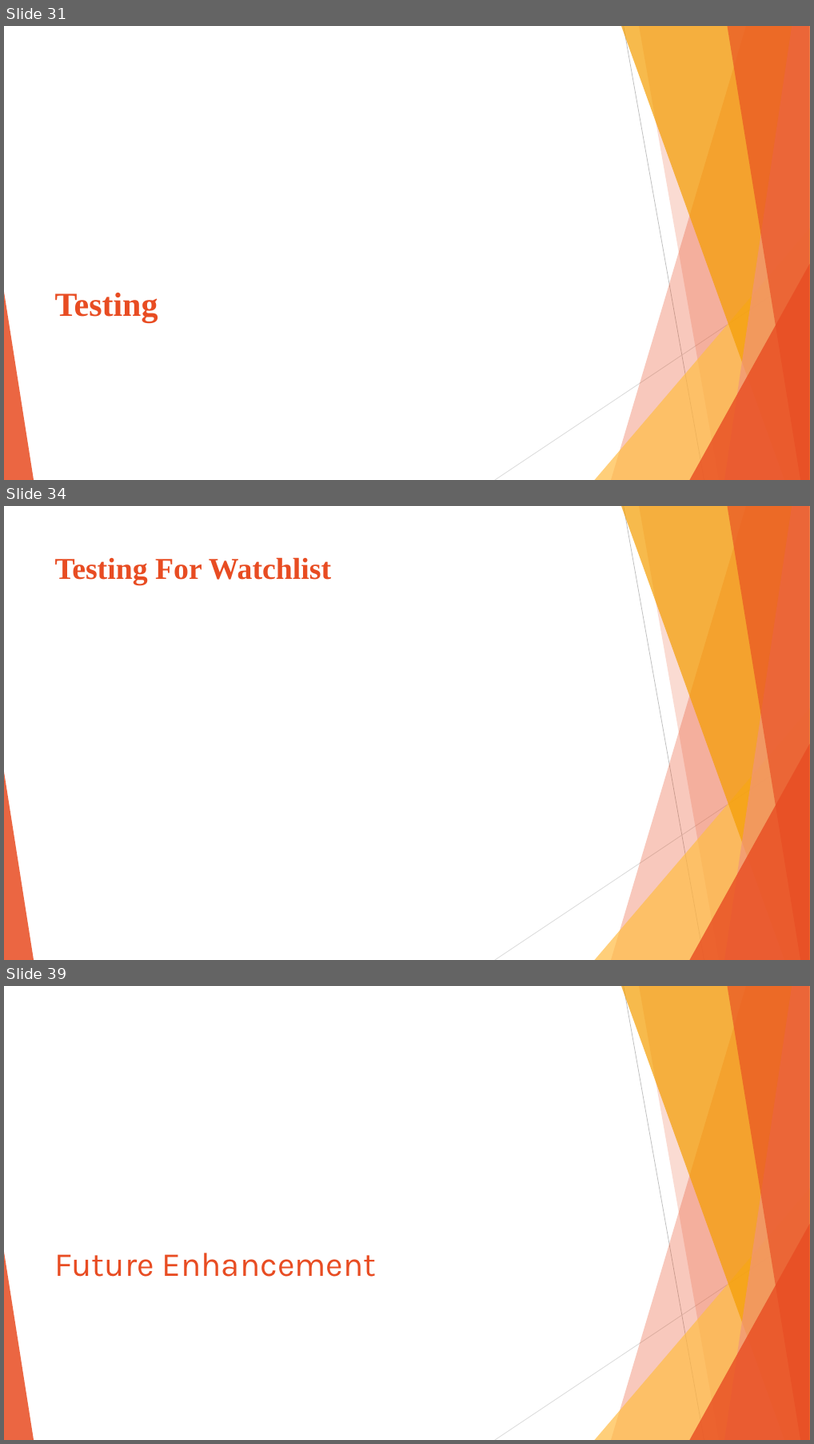
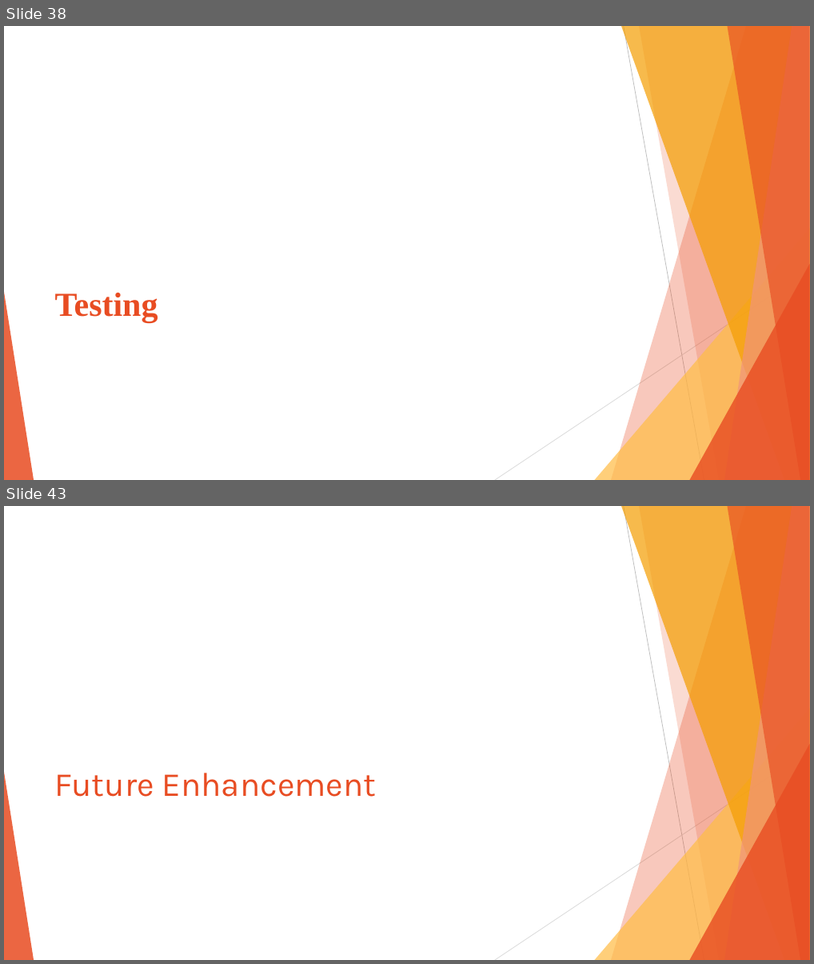
Before and after one commit to preyash2047/Stock_Price_Prediction, a slide deck: Project Presentation/PPT/SPP.pptx. Shown one above the other, each under a label of ours: slides 31, 34 and 39 before the commit, slides 38 and 43 after it; the slides between them are not shown. The pictures are 814x1444 and 814x964 pixels, drawn with LibreOffice and Linux fonts; fonts in the diff are those of the drawing. Boxes give left, top, right and bottom in pixels: in the first picture for what was removed or moved away, otherwise in the second. Text is boxed around its words. In the diff, an @@ line names an element or a change of style, - is before the commit and + after.

```diff
--- a/Project Presentation/PPT/SPP.pptx
+++ b/Project Presentation/PPT/SPP.pptx
@@ slide 34 removed at (4, 506, 810, 960), background #FFFFFF; not listed: 10 template elements that a slide beside it also shows @@
@@ title removed at (55, 557, 331, 585) @@
-Testing For Watchlist
@@ what was slide 31 is now slide 38 @@
@@ what was slide 39 is now slide 43 @@
```
Also in this commit, not shown: 7 slides changed, 9 slides added, 4 other slides removed, 1 other file.
